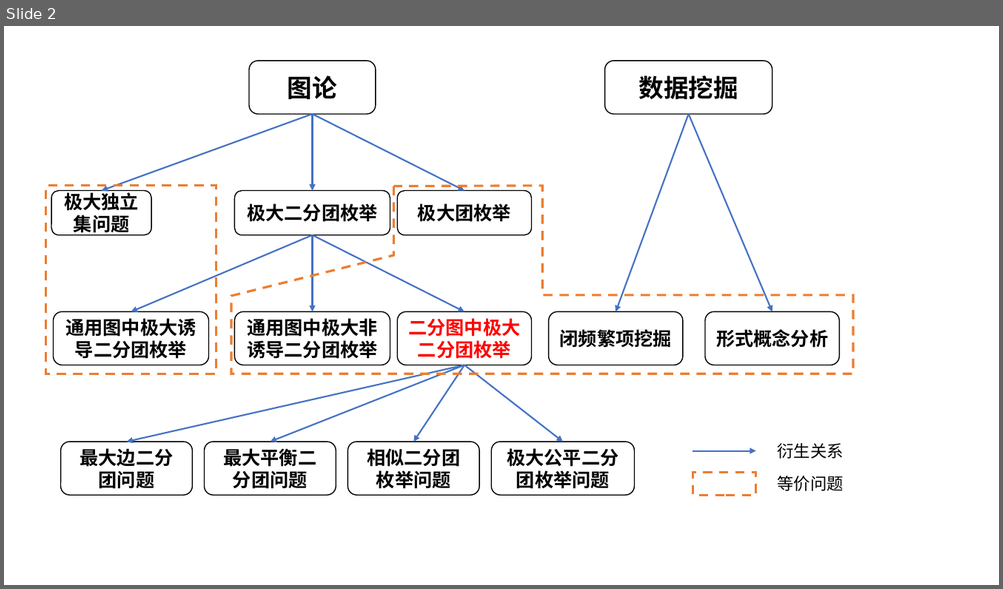
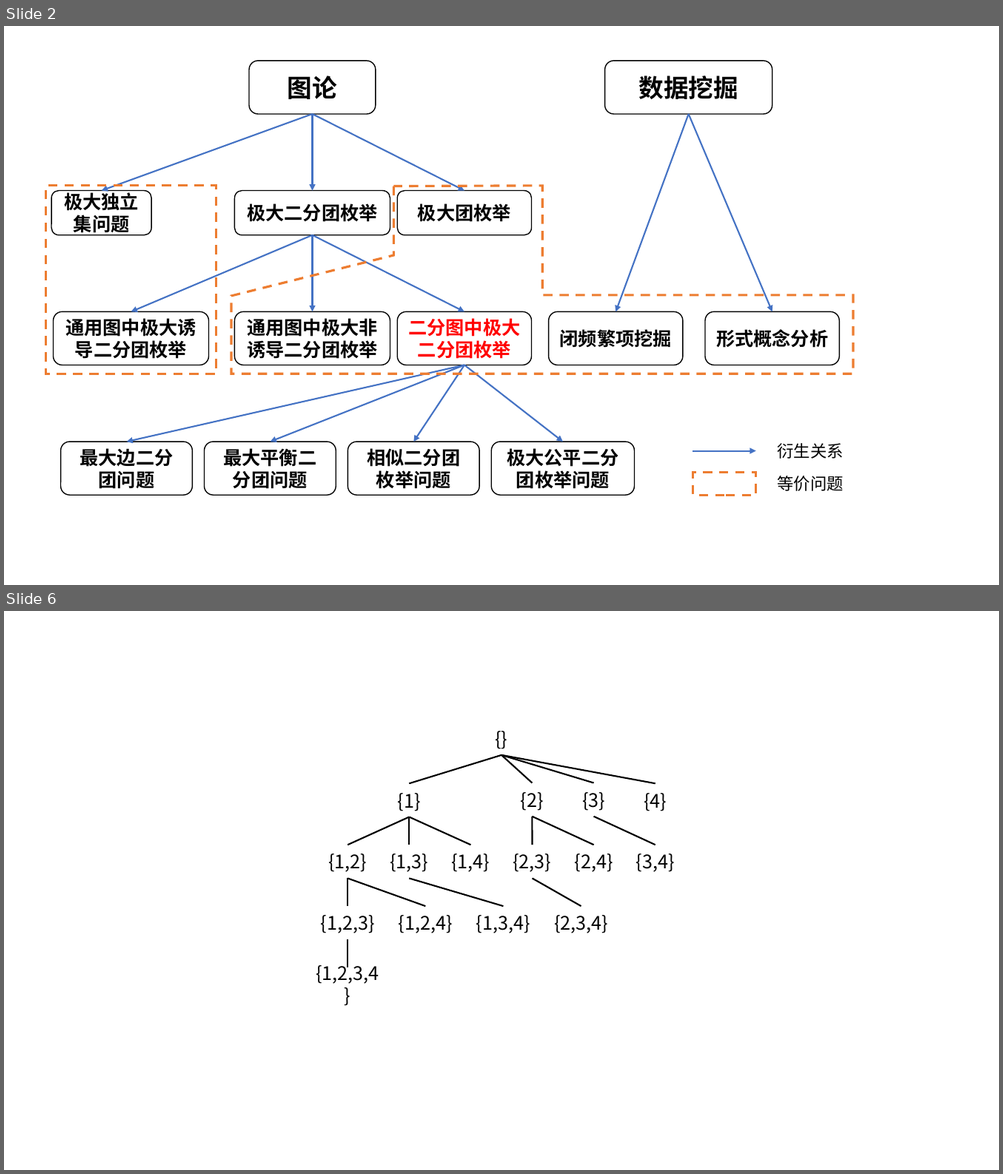
Before and after one commit to Pz1996/zjuthesis, a slide deck: figure/plot.pptx. Shown one above the other, each under a label of ours: slide 2 before the commit, slides 2 and 6 after it; the slides between them are not shown. The pictures are 1003x589 and 1003x1174 pixels, drawn with LibreOffice and Linux fonts; fonts in the diff are those of the drawing. Boxes give left, top, right and bottom in pixels: in the first picture for what was removed or moved away, otherwise in the second. Text is boxed around its words. In the diff, an @@ line names an element or a change of style, - is before the commit and + after.

```diff
--- a/figure/plot.pptx
+++ b/figure/plot.pptx
@@ slide 6 added at [4,611,999,1170], background #FFFFFF @@
@@ text added at [460,721,543,755], 18 pt, text #000000 @@
+{}
@@ line added from (502, 755) to (409, 783), #000000 1.5 pt @@
@@ line added from (502, 755) to (532, 783), #000000 1.5 pt @@
@@ line added from (502, 755) to (594, 783), #000000 1.5 pt @@
@@ line added from (502, 755) to (655, 783), #000000 1.5 pt @@
@@ text added at [398,793,421,812], 18 pt, text #000000 @@
+{1}
@@ text added at [521,792,543,811], 18 pt, text #000000 @@
+{2}
@@ text added at [582,792,605,811], 18 pt, text #000000 @@
+{3}
@@ text added at [643,793,666,812], 18 pt, text #000000 @@
+{4}
@@ line added from (409, 817) to (348, 846), #000000 1.5 pt @@
@@ line added from (409, 817) to (409, 846), #000000 1.5 pt @@
@@ line added from (409, 817) to (470, 846), #000000 1.5 pt @@
@@ line added from (532, 817) to (532, 846), #000000 1.5 pt @@
@@ line added from (532, 817) to (594, 846), #000000 1.5 pt @@
@@ line added from (594, 817) to (655, 846), #000000 1.5 pt @@
@@ group added at [328,854,674,872]: 6 texts @@
+{1,2}
+{1,3}
+{1,4}
+{2,3}
+{2,4}
+{3,4}
@@ line added from (348, 906) to (348, 879), #000000 1.5 pt @@
@@ line added from (426, 906) to (348, 879), #000000 1.5 pt @@
@@ line added from (504, 906) to (409, 879), #000000 1.5 pt @@
@@ line added from (580, 906) to (532, 879), #000000 1.5 pt @@
@@ group added at [321,915,608,934]: 4 texts @@
+{1,2,3}
+{1,2,4}
+{1,3,4}
+{2,3,4}
@@ line added from (348, 968) to (348, 940), #000000 1.5 pt @@
@@ text added at [316,961,378,984], 18 pt, text #000000 @@
+{1,2,3,4}
```
Also in this commit, not shown: 2 slides changed, 2 other slides added, 11 other files.
